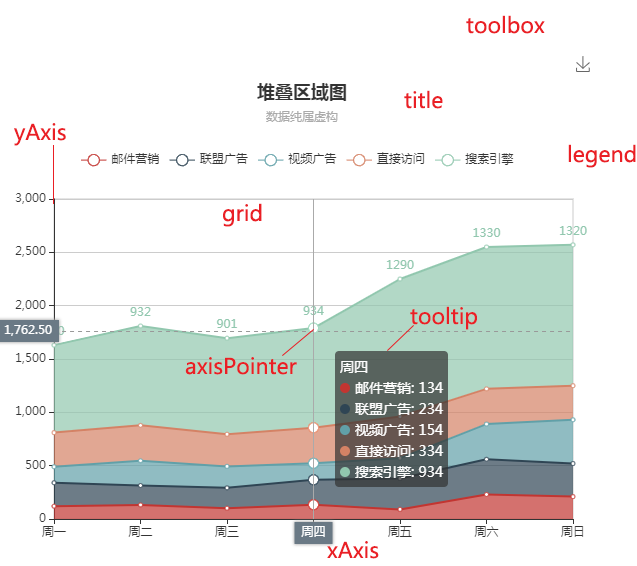
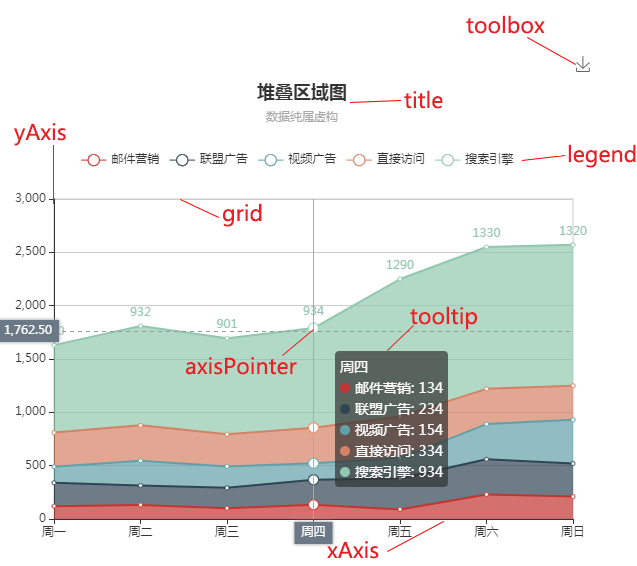
Layers edited between the first and the second 637×566 image:
added layer "形状 12" above "形状 11" over 387, 521, 444, 552
added layer "形状 11" above "形状 10" over 180, 199, 219, 218
added layer "形状 10" above "形状 9" over 522, 155, 565, 161
added layer "形状 9" above "形状 8" over 527, 37, 576, 65
added layer "形状 8" above "图层 0" over 350, 100, 401, 103
